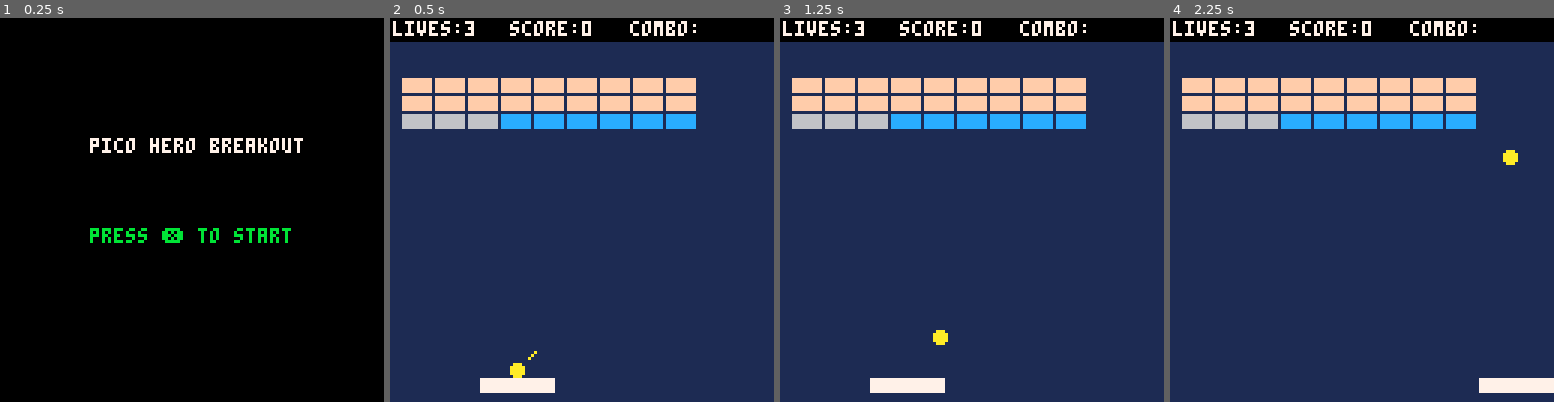
Above: before the commit, frames 1-4 (left to right).
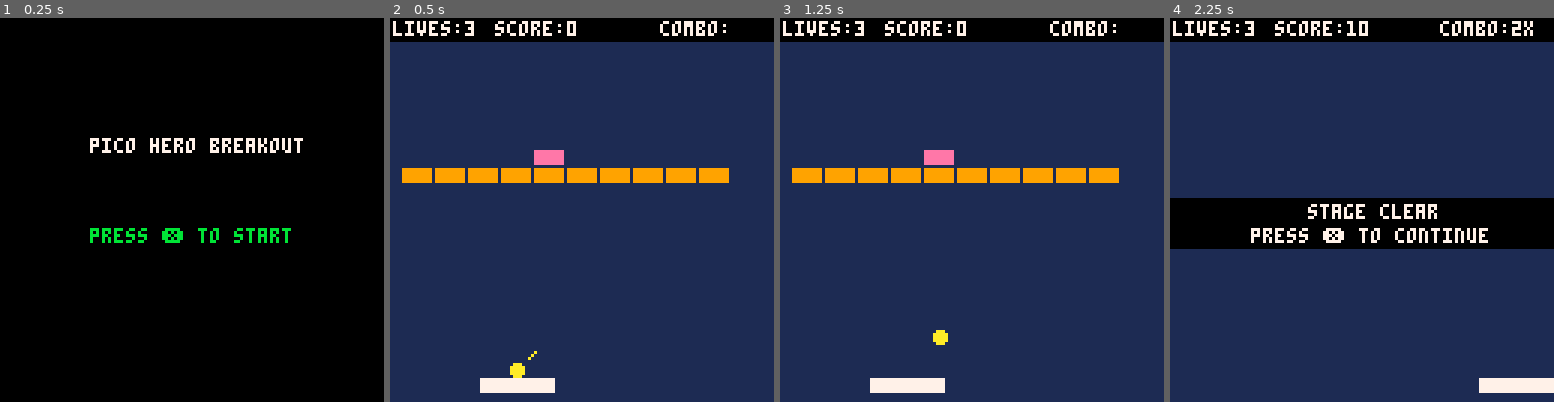
Above: after the commit, the same moments.

Repository: ivanarellano/pico8-doodles
Game: PICO-8 cartridge breakout/breakout.p8
The game is run twice, just before and just after one commit, with the same random seed, the same clock (stepped at 60 frames per second) and the same inputs.
Inputs:
- Up to frame 1 (0.25 s): no input
- Up to frame 2 (0.5 s): tap X (X key) at 0.33 s
- Up to frame 3 (1.25 s): tap X (X key) at 1.07 s
- Up to frame 4 (2.25 s): hold Right 1.6-2.1 s; tap X (X key) at 1.85 s

Frame 1 is identical in both runs. In frame 2, 13% of the frame differs, in the area x 3-89%, y 0-43%; in frame 3, 13%; in frame 4, 23%, in the area x 0-100%, y 0-61%.

Commit message:
Fix level issue, Adjust text location

Diff:
--- a/breakout/breakout.p8
+++ b/breakout/breakout.p8
@@ -7,9 +7,9 @@
 	level=""
 	levelnum=1
 	levels={}
-	levels[1]="h9/h9/i3p6"
-	--levels[1]="////x4b/s9s"
-	--levels[2]="bxhxexixpxbxbxbxbxbxbxbxbxbxbxbxbxbxbxbxbxbxbxbxbxbxbxbx"
+	--levels[1]="h9/h9/i3p6"
+	levels[1]="////x4b/s9s"
+	--levels[1]="bxhxsxixpxbxbxbxbxbxbxbxbxbxbxbxbxbxbxbxbxbxbxbxbxbxbxbx"
 	debug=""
 end
 
@@ -329,13 +329,13 @@
 	end
 
 	print("lives:"..lives,1,1,7)
-	print("score:"..points,40,1,7)
+	print("score:"..points,35,1,7)
 
 	local combo_str=""
 	if combo_mult>1 then
 		combo_str=""..combo_mult.."x"
 	end
-	print("combo:"..combo_str,80,1,7)
+	print("combo:"..combo_str,90,1,7)
 end
 
 function draw_start()
@@ -695,11 +695,11 @@
 end
 __gfx__
 0000000006777760067777600677776006777760b677776b06777760067777600000000000000000000000000000000000000000000000000000000000000000
-00000000659999556588885565bbbb5565cccc556500005565eeee5565aaaa550000000000000000000000000000000000000000000000000000000000000000
-00700700559999555588885555bbbb5555cccc555500005555eeee5555aaaa550000000000000000000000000000000000000000000000000000000000000000
-00077000559999555588885555bbbb5555cccc555500005555eeee5555aaaa550000000000000000000000000000000000000000000000000000000000000000
-00077000559999555588885555bbbb5555cccc555500005555eeee5555aaaa550000000000000000000000000000000000000000000000000000000000000000
-00700700059999500588885005bbbb5005cccc50b500005b05eeee5005aaaa500000000000000000000000000000000000000000000000000000000000000000
+00000000659449556582885565bbbb5565cccc556500005565eeee5565aaaa550000000000000000000000000000000000000000000000000000000000000000
+00700700559499555582885555bbbb5555cccc555500005555eeee5555aaaa550000000000000000000000000000000000000000000000000000000000000000
+00077000559449555582885555bbbb5555cccc555500005555eeee5555aaaa550000000000000000000000000000000000000000000000000000000000000000
+00077000559949555582285555bbbb5555cccc555500005555eeee5555aaaa550000000000000000000000000000000000000000000000000000000000000000
+00700700059449500582285005bbbb5005cccc50b500005b05eeee5005aaaa500000000000000000000000000000000000000000000000000000000000000000
 0000000000000000000000000000000000000000bbbbbbbb00000000000000000000000000000000000000000000000000000000000000000000000000000000
 0000000000000000000000000000000000000000bbbbbbbb00000000000000000000000000000000000000000000000000000000000000000000000000000000
 
